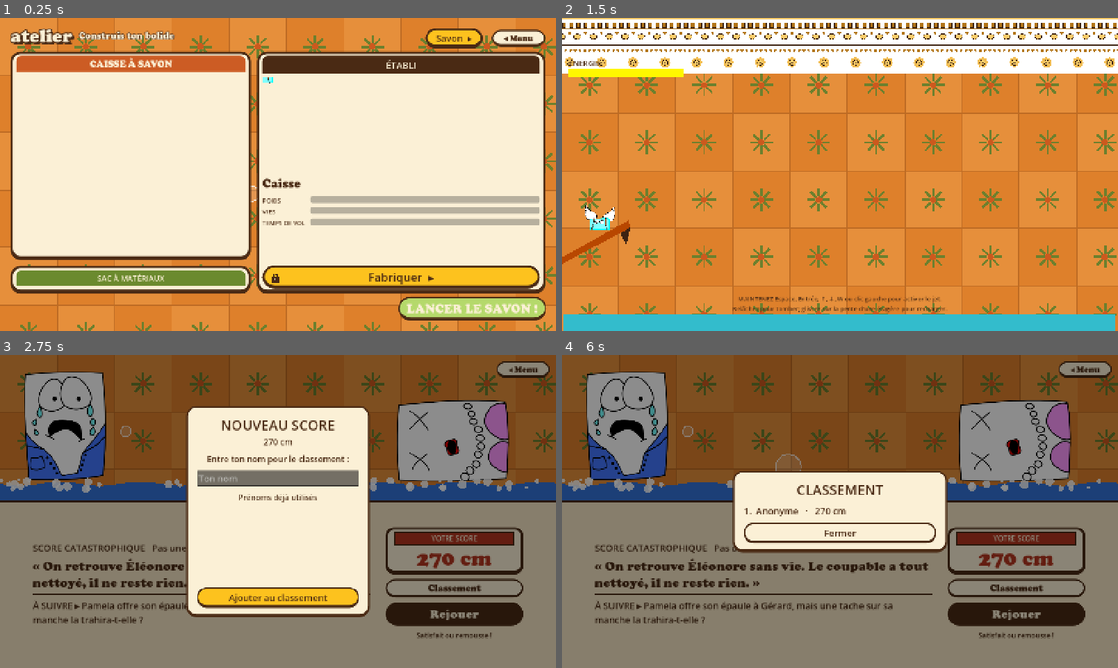
Above: before the commit, frames 1-4 (two rows, left to right).
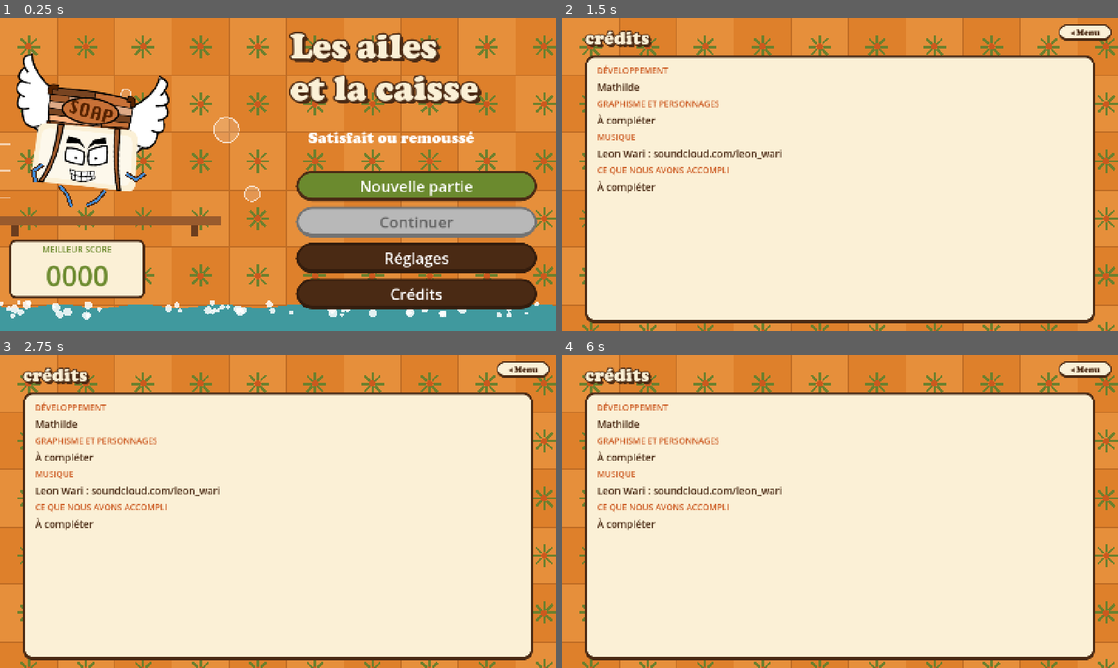
Above: after the commit, the same moments.

Repository: atostivint/LesAilesEtLaCaisse
Game: Godot game, scene res://Mathilde/main_menu.tscn
The game is run twice, just before and just after one commit, with the same random seed, the same clock (stepped at 60 frames per second) and the same inputs. Before the commit the project starts from res://scenes/atelier.tscn. Sound files missing from this copy of the repository are replaced by a short silence.
Inputs (mouse positions are in pixels of both pictures, inside the frame that each line leads up to):
- Up to frame 1 (0.25 s): no input
- Up to frame 2 (1.5 s): click (1034, 309) at 0.5 s, where only the run before the commit has a clickable "LANCER LE SAVON !"; tap Enter at 1.25 s; move the mouse to (962, 158) at 1.27 s; hold Space (thrust) from 1.28 s (still down); click (962, 158) at 1.42 s
- Up to frame 3 (2.75 s): move the mouse to (166, 527) at 2.02 s; release Space (thrust) at 2.03 s
- Up to frame 4 (6 s): click (1017, 614) at 2.75 s, where only the run before the commit has a clickable "Rejouer"; click (1017, 614) at 3.5 s, where only the run before the commit has a clickable "Rejouer"; click (1017, 614) at 4.25 s, where only the run before the commit has a clickable "Rejouer"; click (1017, 589) at 5 s, where only the run before the commit has a clickable "Classement"; click (840, 596) at 5.75 s, where only the run before the commit has a clickable "Ajouter au classement"

The runs differ from the first frame. In frame 1, 80% of the frame differs, in the area x 0-100%, y 3-100%; in frame 2, 95%, in the area x 0-100%, y 0-100%; in frame 3, 83%; in frame 4, 92%.
Error before the commit: Invalid access to property or key 'mouth_timer' on a base object of type 'null instance'. (res://scripts/personnage.gd:33)

Commit message:
Corrige le lancement : démarrage sur le menu, aperçu atelier (nœud Preview), changement de scène différé en fin de vol
Co-Authored-By: Claude Sonnet 5.5 <noreply@anthropic.com>

Diff:
--- a/project.godot
+++ b/project.godot
@@ -11,7 +11,7 @@
 [application]
 
 config/name="LesAilesEtLaCaisse"
-run/main_scene="res://scenes/atelier.tscn"
+run/main_scene="res://Mathilde/main_menu.tscn"
 config/features=PackedStringArray("4.5", "Forward Plus")
 config/icon="res://icon.svg"
 
--- a/scenes/atelier.tscn
+++ b/scenes/atelier.tscn
@@ -269,7 +269,8 @@
 layout_mode = 2
 size_flags_vertical = 3
 
-[node name="Soap" parent="Margin/Main/Corps/Etabli/EtabliBox/Apercu" unique_id=674192252 instance=ExtResource("5_nuf4i")]
+[node name="Preview" parent="Margin/Main/Corps/Etabli/EtabliBox/Apercu" unique_id=674192252 instance=ExtResource("5_nuf4i")]
+unique_name_in_owner = true
 
 [node name="NameLabel" type="Label" parent="Margin/Main/Corps/Etabli/EtabliBox" unique_id=2025416338]
 unique_name_in_owner = true
--- a/scenes/level.gd
+++ b/scenes/level.gd
@@ -94,7 +94,8 @@
 	_termine = true
 	var distance: float = (soap.global_position.x - _start_x) / tuning.ppm
 	GameState.apply_result(distance, distance >= tuning.door_x, _collected)
-	get_tree().change_scene_to_file(SCORES[_palier(distance)])
+	# Différé : on peut être dans un callback physique (piège ou sol touché), où changer de scène est interdit
+	get_tree().change_scene_to_file.call_deferred(SCORES[_palier(distance)])
 
 func _palier(distance: float) -> String:
 	## Même barème que vol.gd : le palier se lit sur la part de la ligne d'arrivée (tuning.door_x) parcourue.
